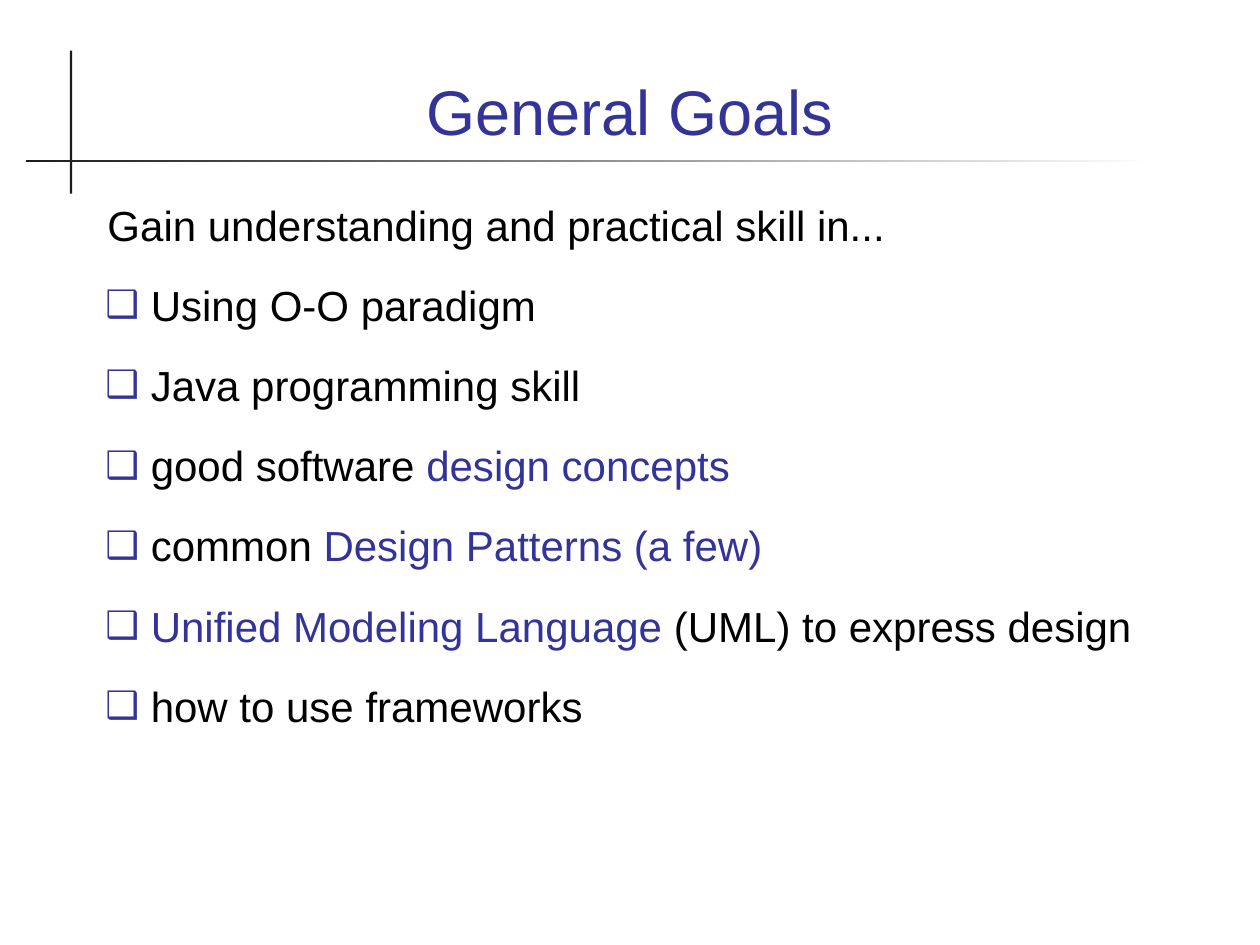
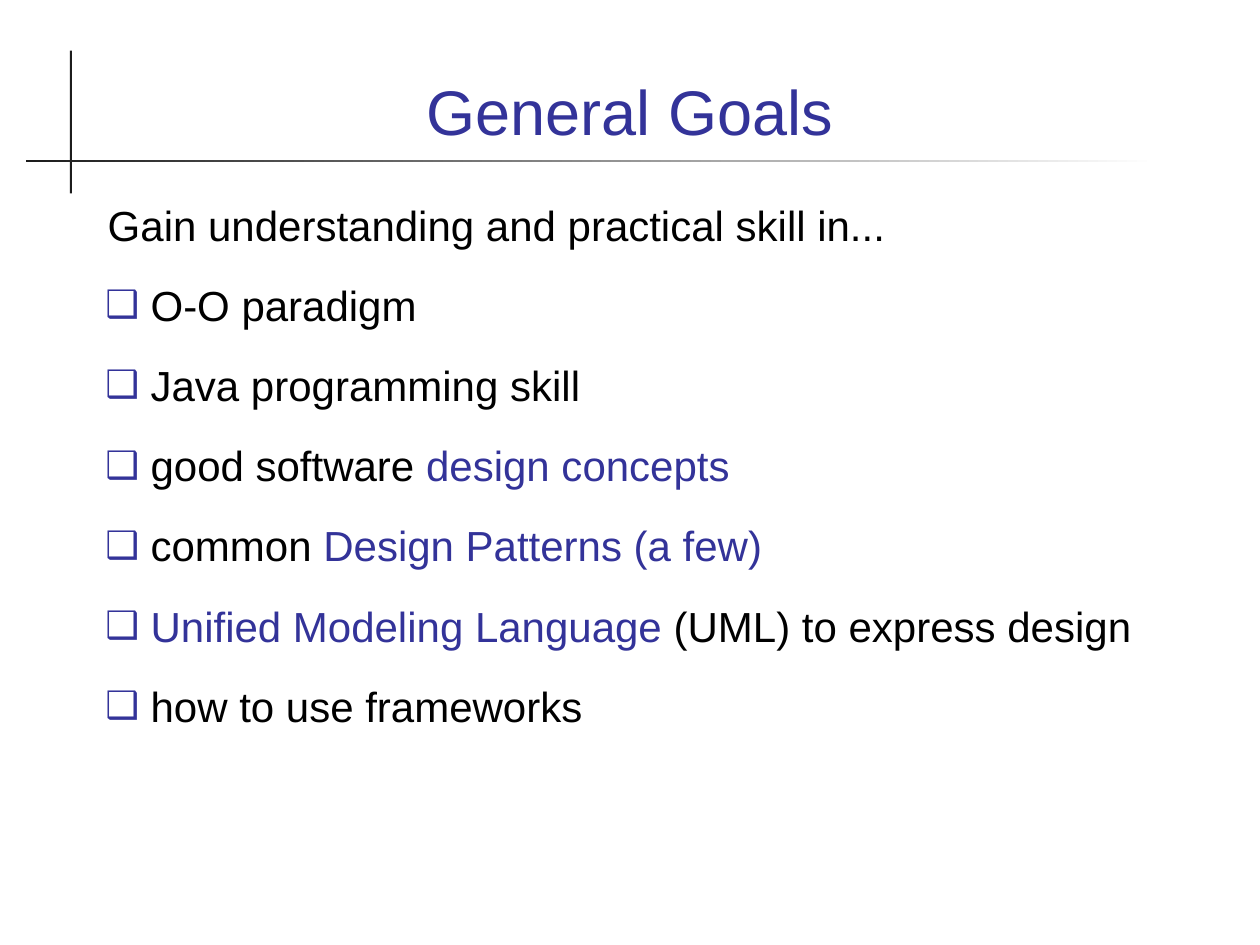
Before and after one commit to skeoop/skeoop.github.io, a slide deck: slide 6 of week1/0-Introduction-to-Course.ppt. Drawn at 1260x945 pixels with LibreOffice and Linux fonts; fonts in the diff are those of the drawing. Boxes give left, top, right and bottom in pixels: in the first picture for what was removed or moved away, otherwise in the second. Text is boxed around its words. In the diff, an @@ line names an element or a change of style, - is before the commit and + after.

```diff
--- a/week1/0-Introduction-to-Course.ppt
+++ b/week1/0-Introduction-to-Course.ppt
@@ text at box(151, 290, 417, 329): text changed @@
-❑ Using O-O paradigm
+❑ O-O paradigm
```
Also in this commit, not shown: 6 other slides changed, 6 other files.
